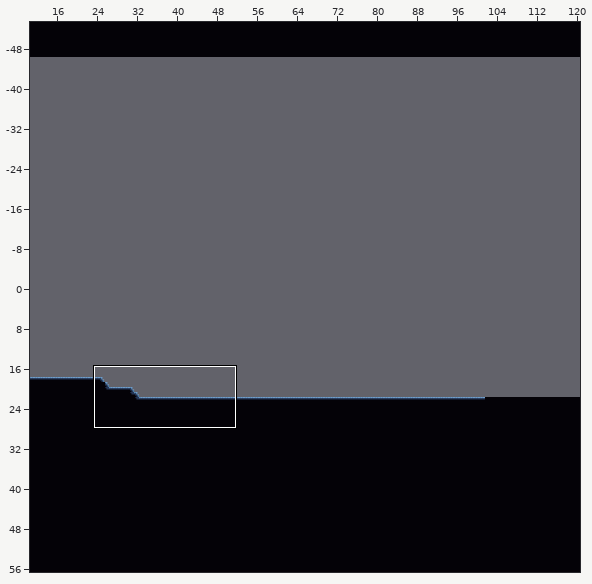
Tiled map -- UnityProject/CaseFileDream/Assets/CaseFileDream/TileSets/Tiled/Cathedral/Cathedral.tmx. The picture above shows the old version from afar; the outline marks the close-up.
Close-up. The starting point:
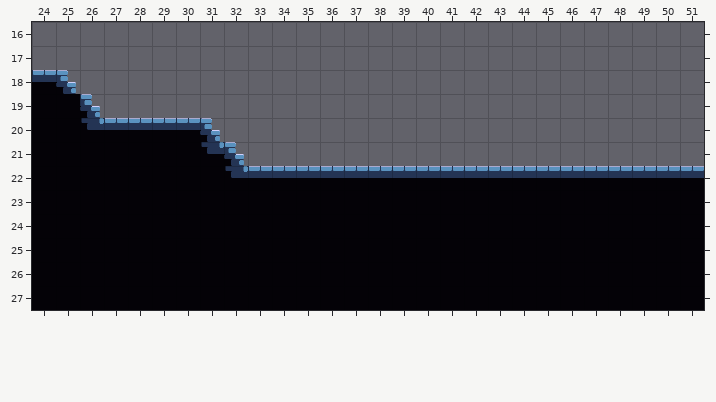
Cells are 32x32 px. Shown: x 24..51, y 16..27. The commit also changed other parts of the map, which this record leaves out.
After the commit:
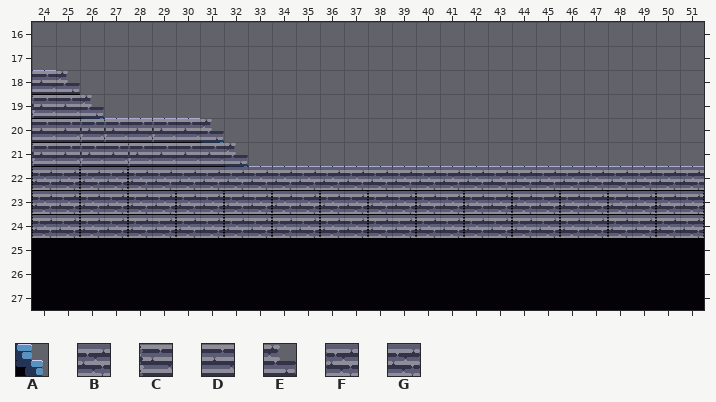
Key: from "CathdralFloor": A 39; from "CathedralGround": B 9, C 12, D 13, E 14, F 40, G 41.
_ is an empty cell.
Tiles replaced or removed in this view: A.
Tiles of an added or newly shown layer are drawn over the layers below it.
The edit:
Changed rows in their new state; . is an unchanged cell.
Layer "Block":
first column x 25:
18 _.......
19 ._......
20 ......_.
21 ......._
Layer "Customized" (added):
first column x 24:
18 DE..........................
19 CDE.........................
20 DDCCDCDE....................
21 CDCDCDDDE...................
22 FGFGFBBBBBBBBBBBBBBBBBBBBBBB
23 FGFGFGFGFGFGFGFGFGFGFGFGFGFG
24 FGFGFGFGFGFGFGFGFGFGFGFGFGFG
